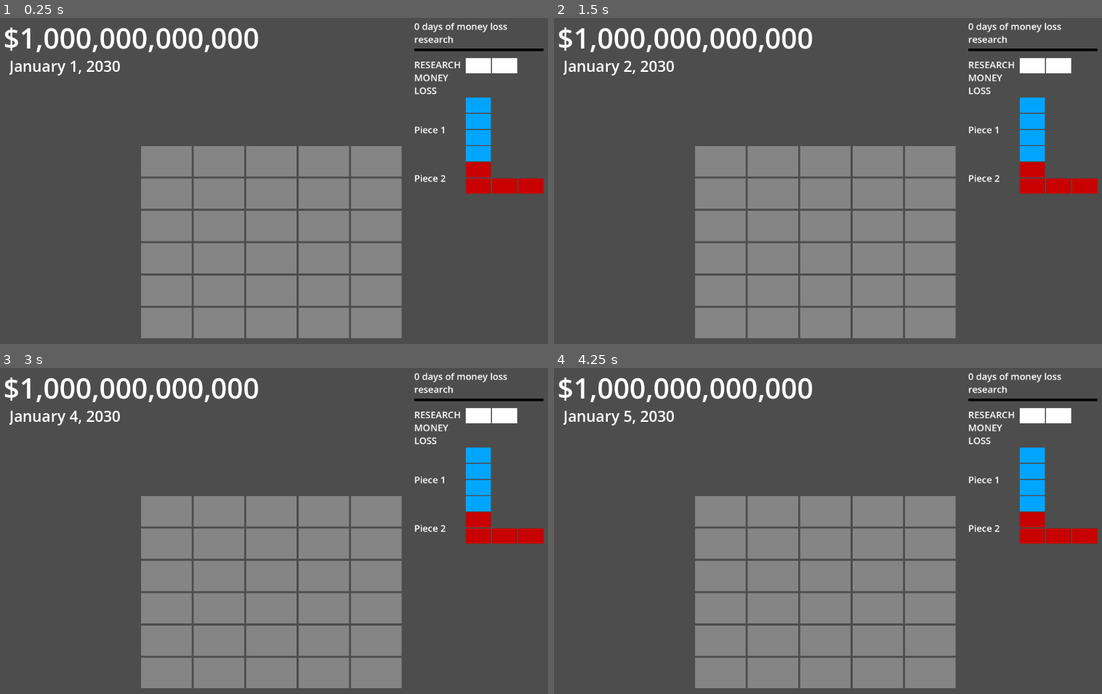
Above: before the commit, frames 1-4 (two rows, left to right).
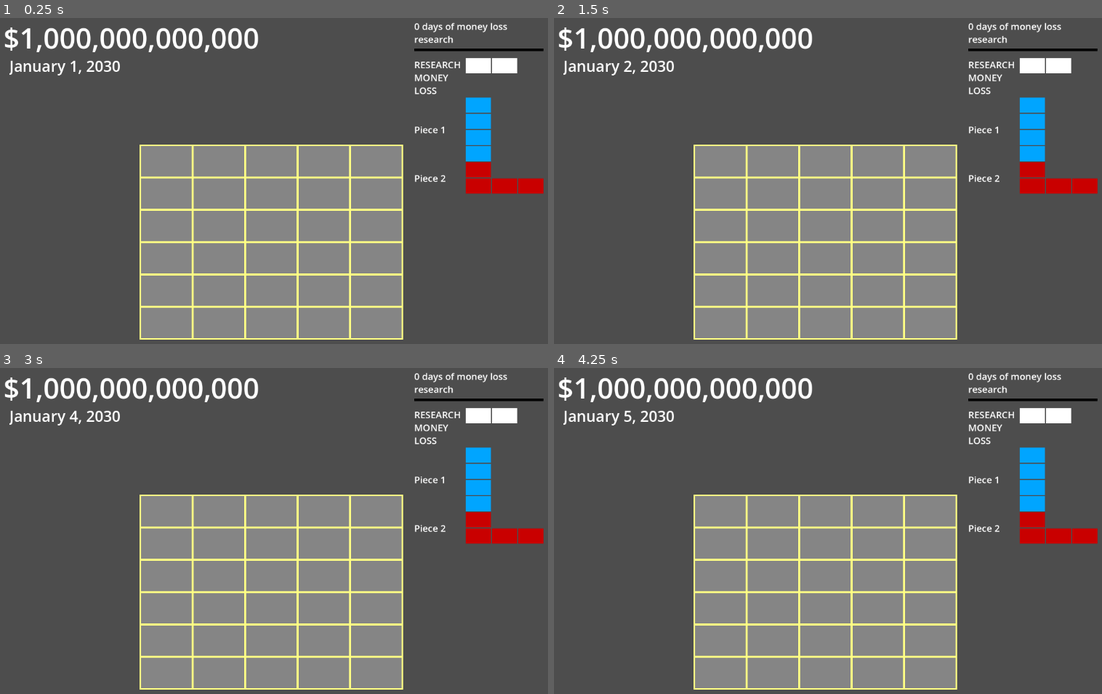
Above: after the commit, the same moments.

Repository: AlexanderHarrison/trillionaire
Game: Godot game, scene res://root.tscn
Two runs of this game, one before a commit and one after it. Both use one fixed random seed, a clock stepped at 60 frames per second and the inputs below.
Inputs (mouse positions are in pixels of both pictures, inside the frame that each line leads up to):
- Up to frame 1 (0.25 s): no input
- Up to frame 2 (1.5 s): tap Enter at 0.5 s; move the mouse to (718, 161) at 0.52 s; click (718, 161) at 0.67 s; tap Space at 1.25 s; move the mouse to (773, 161) at 1.27 s; click (773, 161) at 1.42 s
- Up to frame 3 (3 s): move the mouse to (274, 511) at 2.02 s; click (274, 511) at 2.17 s; tap Enter at 2.75 s; move the mouse to (323, 511) at 2.77 s; click (323, 511) at 2.92 s
- Up to frame 4 (4.25 s): tap Space at 3.5 s; move the mouse to (932, 511) at 3.52 s; click (932, 511) at 3.67 s

The runs differ from the first frame. In frame 1, 3.6% of the frame differs, in the area x 25-74%, y 38-99%; in frame 2, 3.6%; in frame 3, 3.6%; in frame 4, 3.6%.
Error before the commit: Attempt to call function 'call_on_date_update' in base 'null instance' on a null instance. (res://schedule.gd:55)
Error after the commit: Attempt to call function 'call_on_date_update' in base 'null instance' on a null instance. (res://free_hour.gd:21)

Commit message:
Added highlight to start of week days

Diff:
--- a/free_hour.gd
+++ b/free_hour.gd
@@ -3,28 +3,47 @@
 var mouseover = false;
 var parent;
 var default_color
+var new_week_color
 @export var idx: int;
 
 var highlight_node = preload("res://date_highlight.tscn")
 var highlight_obj
 var date
+var old_month
+var date_counter
+var reset_color
 
 func _ready():
-	default_color = color
 	highlight_obj = highlight_node.instantiate()
 	add_child(highlight_obj)
 	var root = get_tree().root.get_child(0)
 	date = root.get_node("date")
+	date.call_on_date_update(self)
+	old_month = -1
+	date_counter = -1
 	clear_highlight()
 	parent = get_parent()
 	if parent.add_child_hour != null:
-		parent.add_child_hour(self);
+		parent.add_child_hour(self)
+	default_color = color
+	new_week_color = color + Color(0.125, 0.125, 0.125, 0.0)
+	update_date(0, 0, 2030)
+
+func update_date(newdate, month, _year):
+	date_counter += 1
+	if month != old_month:
+		old_month = month
+		if (idx + date_counter) % 7 == 0:
+			set_color(new_week_color)
+		else:
+			set_color(default_color)
+		reset_color = color
 
 func set_full(new_color):
-	color = new_color
+	set_color(new_color)
 
 func clear():
-	color = default_color
+	set_color(reset_color)
 
 func clear_highlight():
 	highlight_obj.visible = false
